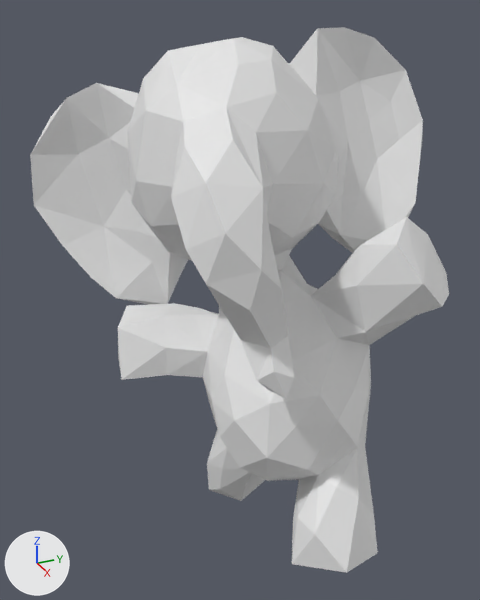
What one commit did to the OBJ model meshes/elephant/elephant00335.obj.
Both versions are drawn from a camera (50 mm lens) standing at (2.04, -1.0, 1.05) and looking at (-0.21, 0.02, -0.08). The lights are fixed; the arrows at lower left show +X, +Y and +Z. Where no turn or scale is listed for an object, it has been applied to the vertices.

Script lines for the objects in view, before the commit:
```python
me_elephant00335 = bpy.data.meshes.new('elephant00335')
me_elephant00335.from_pydata(...)  # 397 vertices, 790 faces; spans x -0.93..0.58, y -0.66..0.93, z -1.04..0.93
# before: 102 (0.16, -0.38, 0.49) at pixel (171, 197), 149 (0.39, -0.3, 0.44) at pixel (225, 233), 358 (0.15, -0.32, 0.36)
ob_elephant00335 = bpy.data.objects.new('elephant00335', me_elephant00335)
ob_elephant00335.location = (0.0, 0.0, 0.0)
```
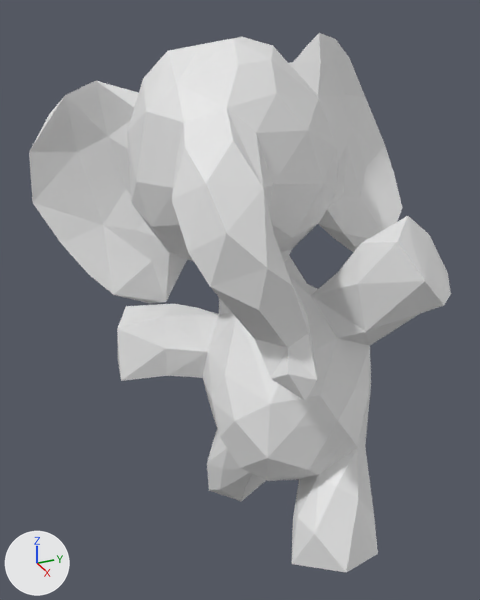
Boxes (x1, y1, x2, y2) around the edits, measured in the pictures (480 x 600 px; the box of a moved part takes in the faces that stretch with it):
'elephant00335', reshaped: before (30, 27, 449, 573); after (29, 33, 451, 573)
part 1 of me_elephant00335, moved or reshaped: before (288, 27, 449, 332); after (289, 33, 451, 331)
part 2 of me_elephant00335, moved or reshaped: before (30, 44, 201, 305); after (29, 44, 201, 303)
part 3 of me_elephant00335, moved or reshaped: before (171, 147, 294, 399); after (172, 148, 317, 401)

What the commit changed:
me_elephant00335 is used by ob_elephant00335; location (0.0, 0.0, 0.0).
me_elephant00335 had 397 vertices, 790 faces and spanned x -0.93..0.58, y -0.66..0.93, z -1.04..0.93.
me_elephant00335 now has 397 vertices, 790 faces and spans x -0.93..0.58, y -0.67..0.94, z -1.04..0.92.
me_elephant00335 part 1: 67 of 397 vertices moved; they spanned x -0.52..0.43, y 0.32..0.93, z 0.02..0.93 and now span x -0.69..0.43, y 0.34..0.94, z 0.02..0.91; mean shift (-0.08, 0.0, -0.05); largest move (-0.39, 0.93, 0.64) -> (-0.69, 0.89, 0.47).
me_elephant00335 part 2: 49 of the vertices in x -0.93..-0.19, y -0.66..-0.18, z -0.21..0.87 are moved by (0.0, 0.0, 0.01).
Part 3, on me_elephant00335:
Vertices 102, 149, 358 of me_elephant00335 move by (0.01, 0.0, 0.0).
Vertex 106 of me_elephant00335 moves from (0.28, -0.38, 0.36) at pixel (185, 249) to (0.29, -0.37, 0.36) at pixel (188, 252).
Vertex 118 of me_elephant00335 moves from (0.35, -0.34, 0.27) at pixel (205, 283) to (0.37, -0.34, 0.27) at pixel (210, 286).
Vertex 121 of me_elephant00335 moves from (0.23, -0.27, 0.25) to (0.24, -0.26, 0.25).
Vertex 123 of me_elephant00335 moves from (0.3, -0.21, 0.03) at pixel (240, 339) to (0.33, -0.17, 0.04) at pixel (254, 338).
Vertex 129 of me_elephant00335 moves from (0.22, -0.15, -0.01) to (0.25, -0.09, 0.0).
Vertex 131 of me_elephant00335 moves from (0.38, -0.19, -0.08) at pixel (257, 380) to (0.41, -0.15, -0.06) at pixel (270, 378).
Vertex 137 of me_elephant00335 moves from (0.33, -0.12, -0.16) at pixel (267, 389) to (0.36, -0.07, -0.13).
Vertex 141 of me_elephant00335 moves from (0.26, -0.09, -0.1) to (0.29, -0.02, -0.07).
Vertex 146 of me_elephant00335 moves from (0.42, -0.23, 0.2) at pixel (250, 310) to (0.45, -0.22, 0.21) at pixel (258, 310).
Vertex 148 of me_elephant00335 moves from (0.43, -0.15, -0.03) at pixel (273, 371) to (0.49, -0.13, -0.01) at pixel (288, 374).
Vertex 151 of me_elephant00335 moves from (0.38, -0.14, 0.02) at pixel (270, 348) to (0.42, -0.1, 0.04) at pixel (287, 347).
Vertex 153 of me_elephant00335 moves from (0.45, -0.12, -0.13) at pixel (286, 398) to (0.51, -0.08, -0.11) at pixel (305, 401).
Vertex 155 of me_elephant00335 moves from (0.35, -0.05, -0.14) to (0.4, 0.02, -0.11).
Vertex 160 of me_elephant00335 moves from (0.44, -0.08, -0.07) at pixel (294, 377) to (0.5, -0.04, -0.05) at pixel (317, 380).
Vertex 162 of me_elephant00335 moves from (0.44, -0.21, 0.33) at pixel (261, 270) to (0.46, -0.2, 0.34) at pixel (267, 268).
Vertex 164 of me_elephant00335 moves from (0.36, -0.06, 0.0) at pixel (290, 347) to (0.41, 0.0, 0.02) at pixel (312, 344).
Vertex 167 of me_elephant00335 moves from (0.28, -0.03, 0.06) at pixel (285, 319) to (0.32, 0.03, 0.09) at pixel (307, 314).
Vertex 169 of me_elephant00335 moves from (0.36, -0.07, 0.05) at pixel (288, 335) to (0.41, -0.02, 0.07) at pixel (308, 332).
Vertex 171 of me_elephant00335 moves from (0.29, -0.07, 0.18) to (0.32, -0.03, 0.2) at pixel (292, 285).
Vertex 172 of me_elephant00335 moves from (0.29, -0.12, 0.3) to (0.31, -0.1, 0.31).
Vertex 177 of me_elephant00335 moves from (0.4, -0.12, 0.24) at pixel (281, 289) to (0.43, -0.1, 0.26) at pixel (292, 285).
Vertex 299 of me_elephant00335 moves from (0.23, -0.21, 0.12) to (0.25, -0.17, 0.12).
Vertex 328 of me_elephant00335 moves from (0.36, -0.14, 0.39) at pixel (270, 238) to (0.37, -0.13, 0.4) at pixel (274, 235).
Vertex 390 of me_elephant00335 moves from (0.32, -0.11, 0.32) at pixel (273, 252) to (0.33, -0.09, 0.34) at pixel (279, 249).
